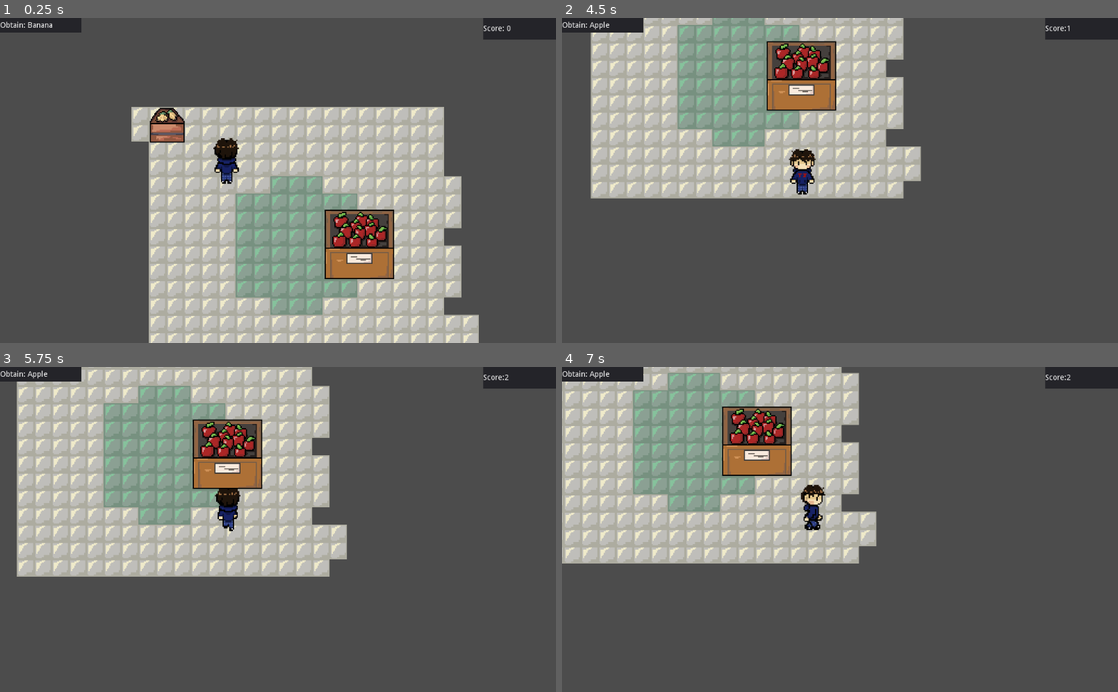
Above: before the commit, frames 1-4 (two rows, left to right).
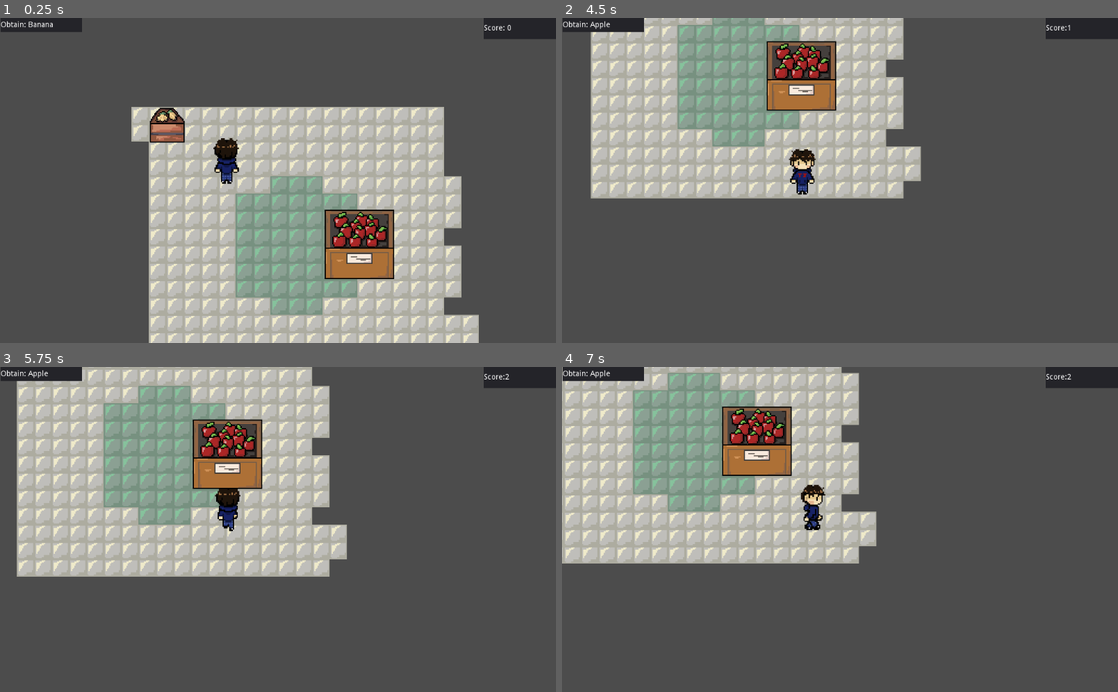
Above: after the commit, the same moments.

Repository: ygda-org/summer23
Game: Godot game, scene res://Areas/Tutorial.tscn
Two runs of this game, one before a commit and one after it. Both use one fixed random seed, a clock stepped at 60 frames per second and the inputs below.
Inputs:
- Up to frame 1 (0.25 s): no input
- Up to frame 2 (4.5 s): tap Enter at 0.5 s; hold A (a) 0.53-1.28 s; tap D (d) at 0.8, 1.35, 3.05 s; tap S (s) at 1.55, 3.8, 4.35 s; hold S (s) 2.03-2.78 s; tap A (a) at 2.3, 2.85 s; hold D (d) 3.53-4.28 s
- Up to frame 3 (5.75 s): tap A (a) at 4.55 s; hold W (w) from 5.03 s (still down); tap D (d) at 5.3 s
- Up to frame 4 (7 s): release W (w) at 5.78 s; tap A (a) at 5.85, 6.8 s; tap S (s) at 6.05 s; hold D (d) from 6.53 s (still down)

The runs differ from the first frame. In frame 1, 0.2% of the frame differs, in the area x 0-92%, y 0-7%; in frame 2, 0.2%; in frame 3, 0.2%; in frame 4, 0.2%.

Commit message:
fix some ui + do some group stuff

Diff:
--- a/Player.tscn
+++ b/Player.tscn
@@ -172,3 +172,7 @@
 [node name="CanvasLayer" type="CanvasLayer" parent="Camera2D"]
 
 [node name="Interface" parent="Camera2D/CanvasLayer" instance=ExtResource( 3 )]
+margin_left = 1.0
+margin_top = -1.0
+margin_right = 1.0
+margin_bottom = -1.0
--- a/food scenes/Apple.tscn
+++ b/food scenes/Apple.tscn
@@ -3,7 +3,7 @@
 [ext_resource path="res://food scenes/FoodParent.tscn" type="PackedScene" id=1]
 [ext_resource path="res://Assets/apple.png" type="Texture" id=2]
 
-[node name="Apple" instance=ExtResource( 1 )]
+[node name="Apple" groups=["fruit"] instance=ExtResource( 1 )]
 
 [node name="Sprite" type="Sprite" parent="StaticBody2D" index="1"]
 position = Vector2( 0, 1 )
--- a/food scenes/Banana.tscn
+++ b/food scenes/Banana.tscn
@@ -9,7 +9,7 @@
 [sub_resource type="RectangleShape2D" id=1]
 extents = Vector2( 16, 16 )
 
-[node name="Banana" type="Node2D"]
+[node name="Banana" type="Node2D" groups=["fruit"]]
 
 [node name="Sprite" type="Sprite" parent="."]
 position = Vector2( 0, -1 )
